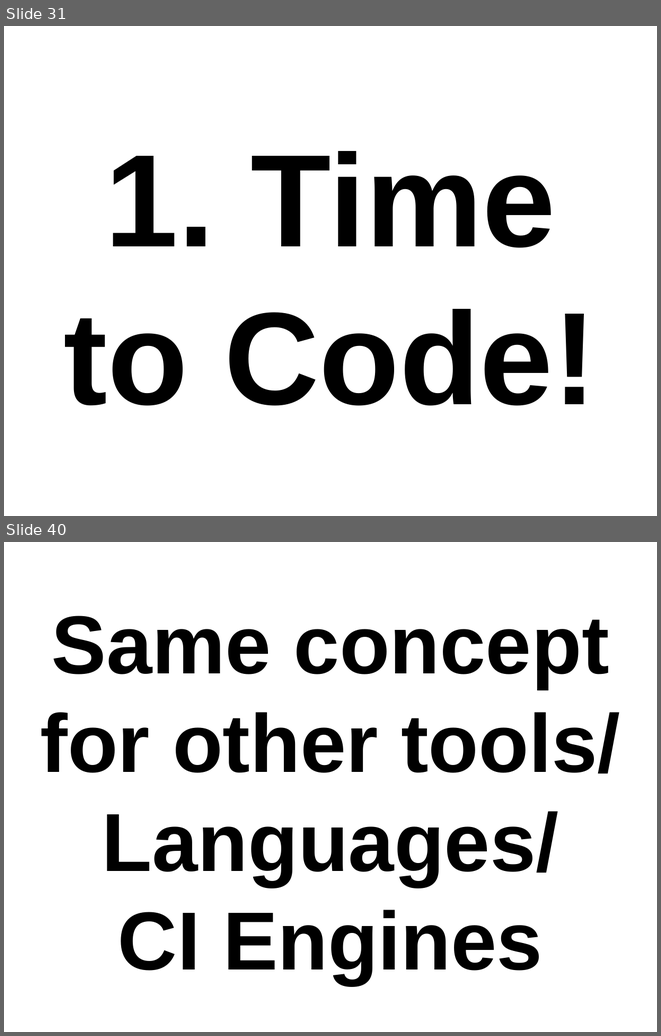
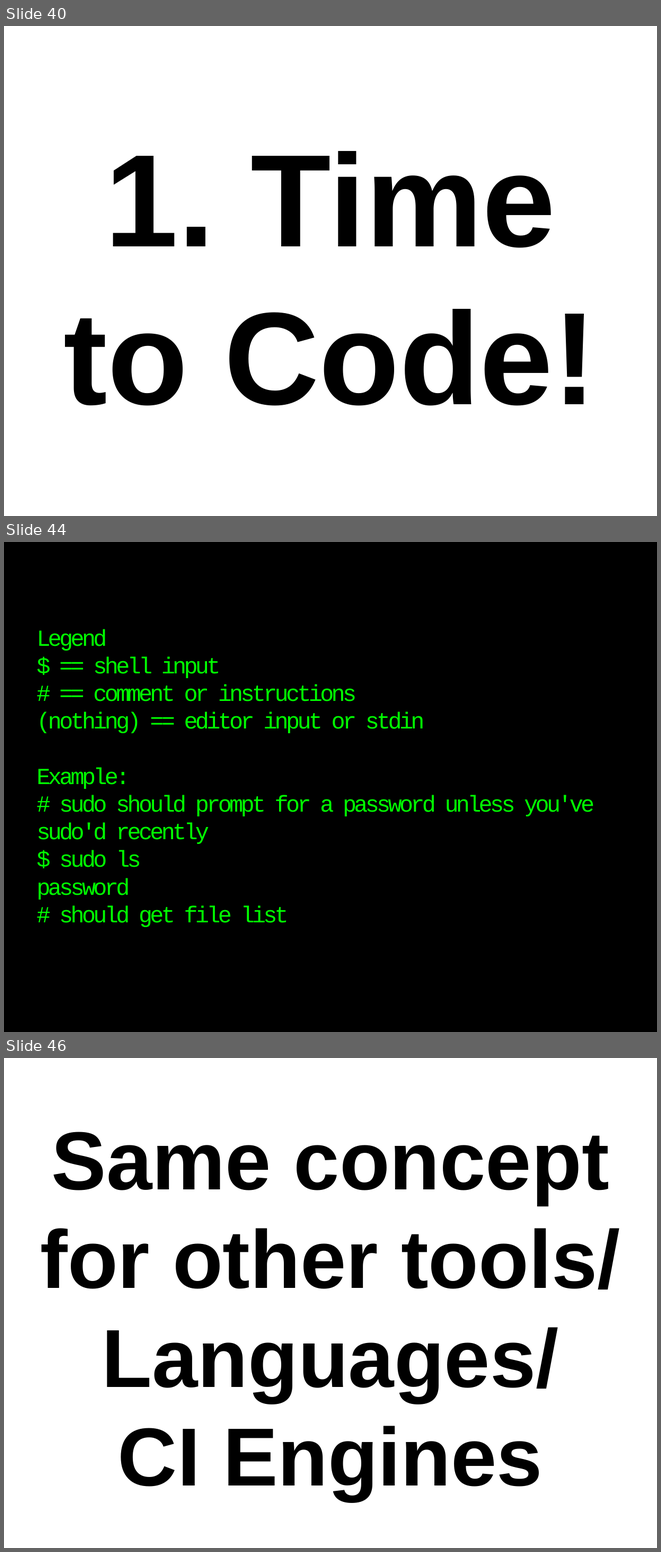
Before and after one commit to thewoolleyman/ci_for_the_rails_guy_or_gal, a slide deck: presentation/ci_for_the_web_2.0_guy_or_gal.odp. Shown one above the other, each under a label of ours: slides 31 and 40 before the commit, slides 40, 44 and 46 after it; the slides between them are not shown. The pictures are 661x1036 and 661x1552 pixels, drawn with LibreOffice and Linux fonts; fonts in the diff are those of the drawing. Boxes give left, top, right and bottom in pixels: in the first picture for what was removed or moved away, otherwise in the second. Text is boxed around its words. In the diff, an @@ line names an element or a change of style, - is before the commit and + after.

```diff
--- a/presentation/ci_for_the_web_2.0_guy_or_gal.odp
+++ b/presentation/ci_for_the_web_2.0_guy_or_gal.odp
@@ slide 44 added at (4, 542, 657, 1032), background #000000 @@
@@ title added at (37, 629, 594, 927), 28 pt, text #00FF00 @@
+Legend
+$ == shell input
+# == comment or instructions
+(nothing) == editor input or stdin
+Example:
+# sudo should prompt for a password unless you've sudo'd recently
+$ sudo ls
+password
+# should get file list
@@ what was slide 31 is now slide 40 @@
@@ what was slide 40 is now slide 46 @@
```
Also in this commit, not shown: 5 slides changed, 6 other slides added, 1 slide removed, 1 other file.
